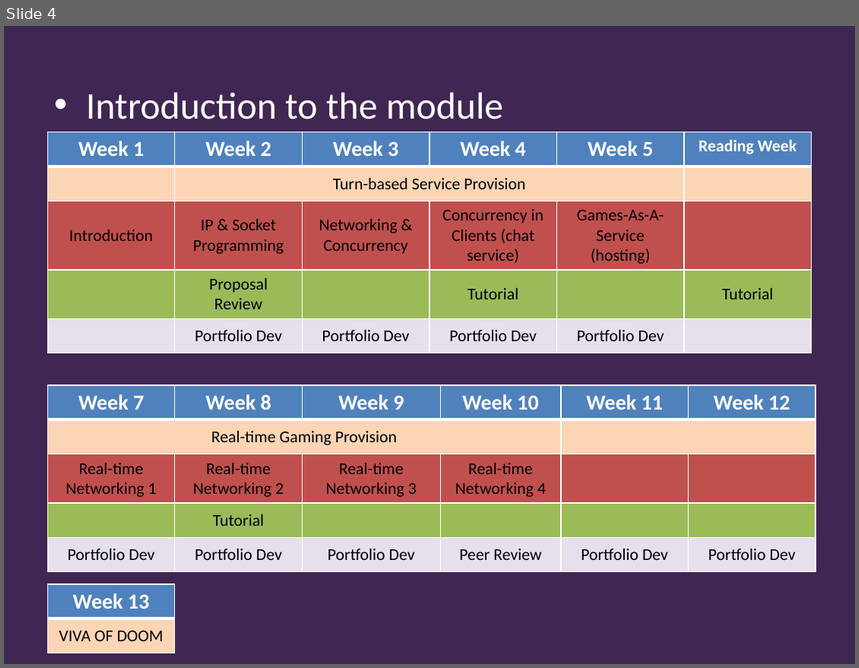
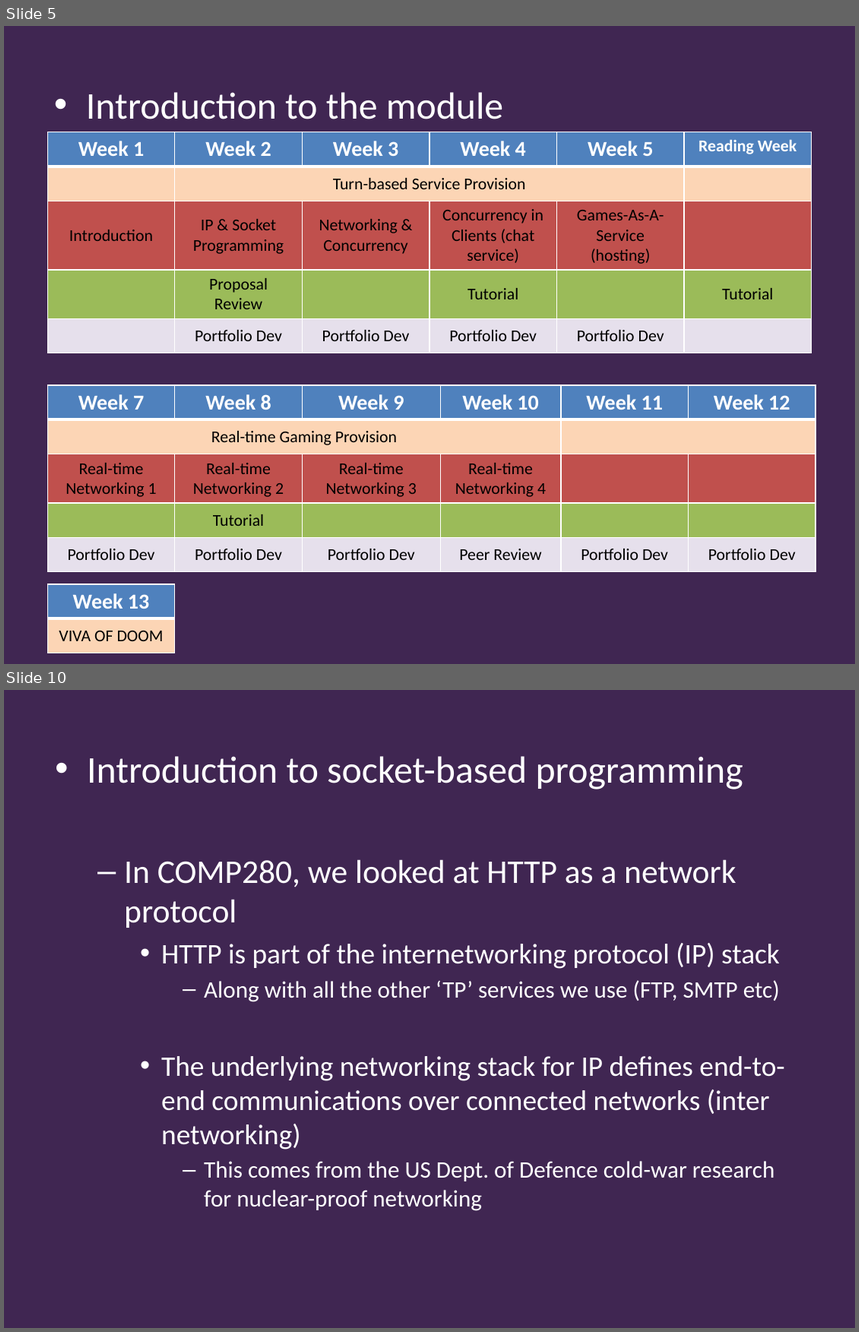
Before and after one commit to Falmouth-Games-Academy/bsc-course-materials, a slide deck: COMP260/01/2019-20-COMP260-01-lecture.pptx. Shown one above the other, each under a label of ours: slide 4 before the commit, slides 5 and 10 after it; the slides between them are not shown. The pictures are 859x668 and 859x1332 pixels, drawn with LibreOffice and Linux fonts; fonts in the diff are those of the drawing; background and template pictures are left out. Boxes give left, top, right and bottom in pixels: in the first picture for what was removed or moved away, otherwise in the second. Text is boxed around its words. In the diff, an @@ line names an element or a change of style, - is before the commit and + after.

Commit message:
COMP260 L1

```diff
--- a/COMP260/01/2019-20-COMP260-01-lecture.pptx
+++ b/COMP260/01/2019-20-COMP260-01-lecture.pptx
@@ slide 10 added at (x1=4, y1=690, x2=855, y2=1328), background #402652 @@
@@ text added at (x1=87, y1=756, x2=785, y2=1211), 24 pt, text #FFFFFF @@
+• Introduction to socket-based programming
+  – In COMP280, we looked at HTTP as a network protocol
+    • HTTP is part of the internetworking protocol (IP) stack
+      – Along with all the other ‘TP’ services we use (FTP, SMTP etc)
+    • The underlying networking stack for IP defines end-to-end communications over connected networks (inter networking)
+      – This comes from the US Dept. of Defence cold-war research for nuclear-proof networking
@@ what was slide 4 is now slide 5 @@
```
Also in this commit, not shown: 2 slides changed, 15 other slides added, 1 other file.
